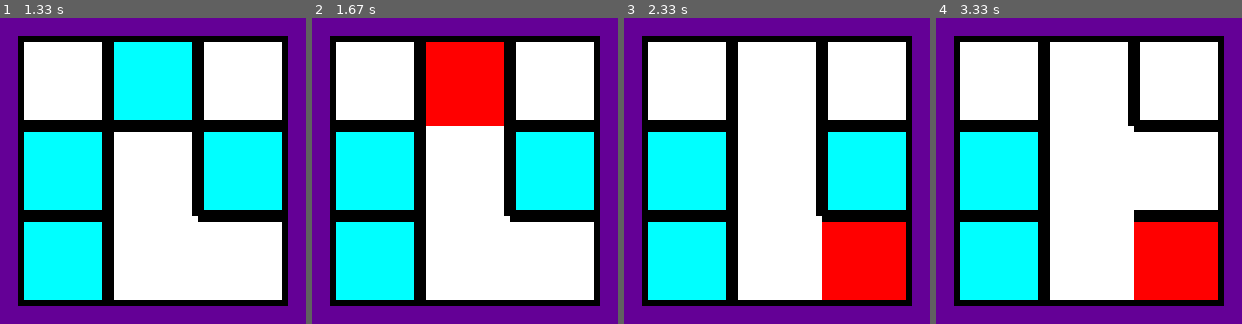
Above: before the commit, frames 1-4 (left to right).
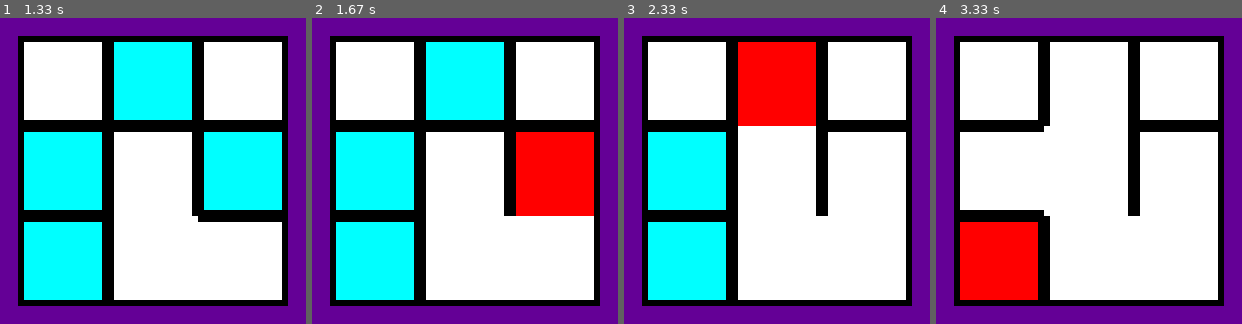
Above: after the commit, the same moments.

Repository: philip-dave/pygame-maze
Game: pygame game, started from maze.py
The game is run twice, just before and just after one commit, with the same random seed, the same clock (stepped at 60 frames per second) and the same inputs.
Inputs:
- Up to frame 1 (1.33 s): no input
- Up to frame 2 (1.67 s): no input
- Up to frame 3 (2.33 s): no input
- Up to frame 4 (3.33 s): no input

Frame 1 is identical in both runs. In frame 2, 15% of the frame differs, in the area x 37-93%, y 7-67%; in frame 3, 22%; in frame 4, 23%, in the area x 7-93%, y 35-93%.

Commit message:
Adding current cell to maze (I had forgotten)

Diff:
--- a/create_maze.py
+++ b/create_maze.py
@@ -117,6 +117,7 @@
             cell = position
             neighbour = self.get_random_neighbour(cell,is_first)
             is_first = False
+            self.maze.append(cell)
             self.maze.append(neighbour)
             self.remove_walls(cell,neighbour)
             self.draw_borders()
